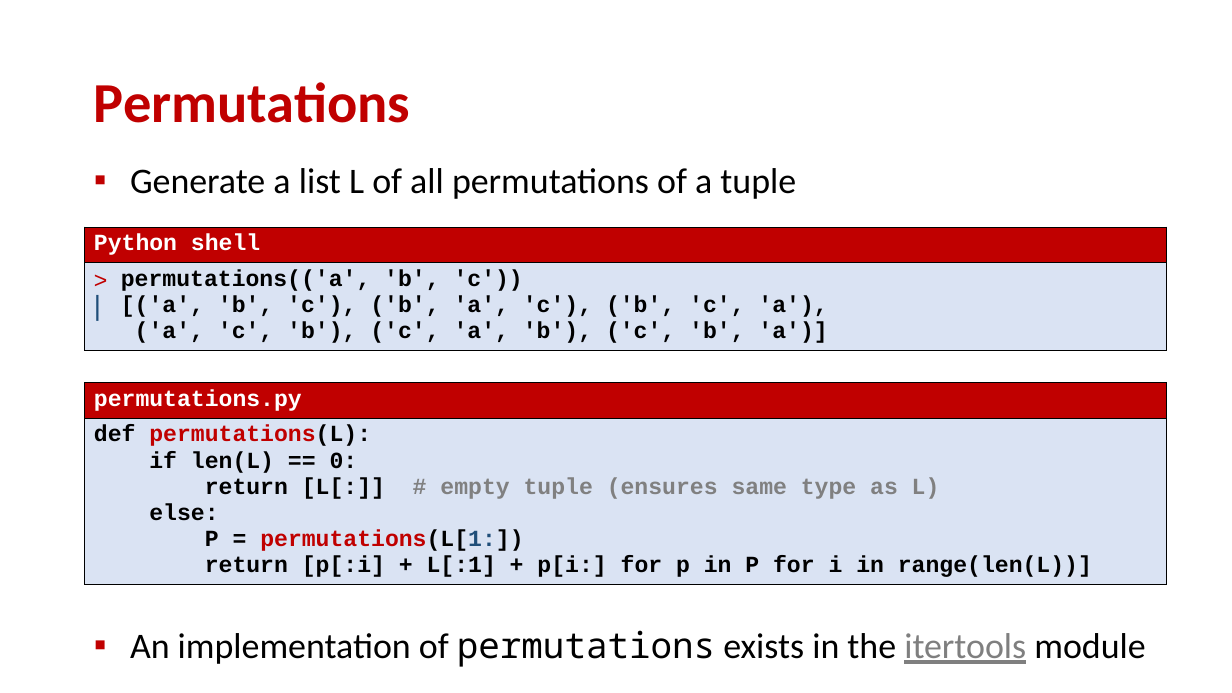
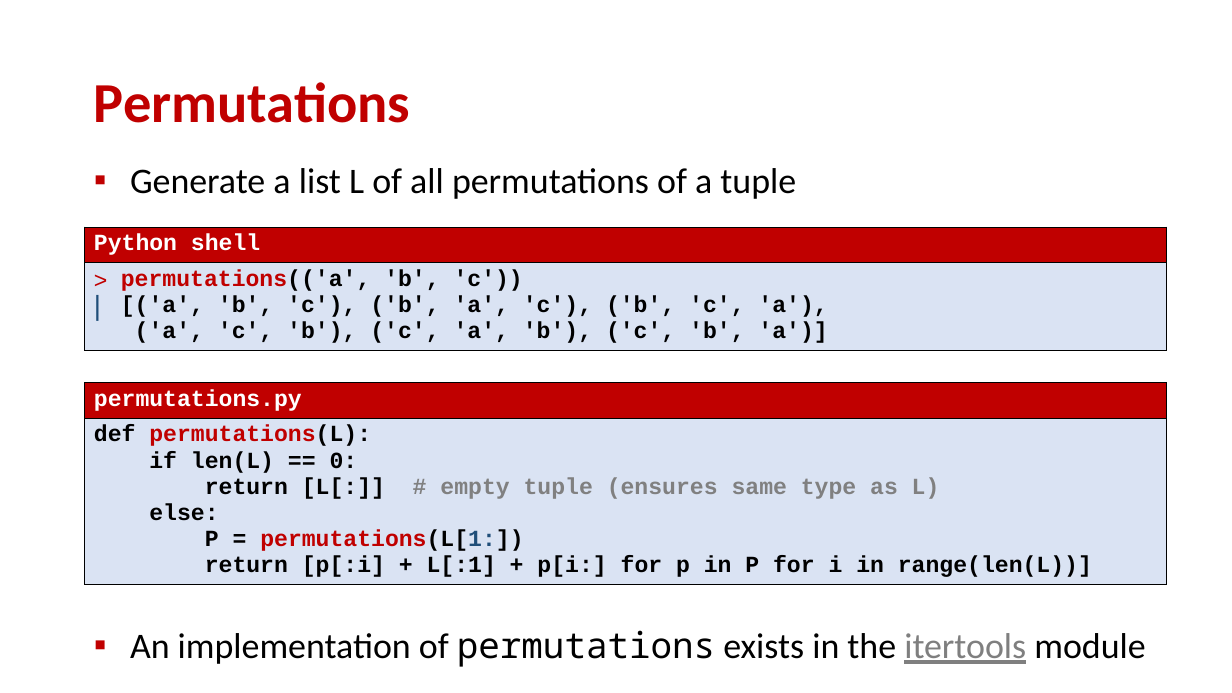
Before and after one commit to gsbrodal/gsbrodal.github.io, a slide deck: slide 18 of ipsa/slides/recursion_iteration.pptx. Drawn at 1232x693 pixels with LibreOffice and Linux fonts; fonts in the diff are those of the drawing. Boxes give left, top, right and bottom in pixels: in the first picture for what was removed or moved away, otherwise in the second. Text is boxed around its words. In the diff, an @@ line names an element or a change of style, - is before the commit and + after.

```diff
--- a/ipsa/slides/recursion_iteration.pptx
+++ b/ipsa/slides/recursion_iteration.pptx
@@ table at [85,227,1167,357] @@
@@ text colour #000000 to #C00000 in "permutations(('a'," @@
```
Also in this commit, not shown: 1 other slide changed, 4 other files.
